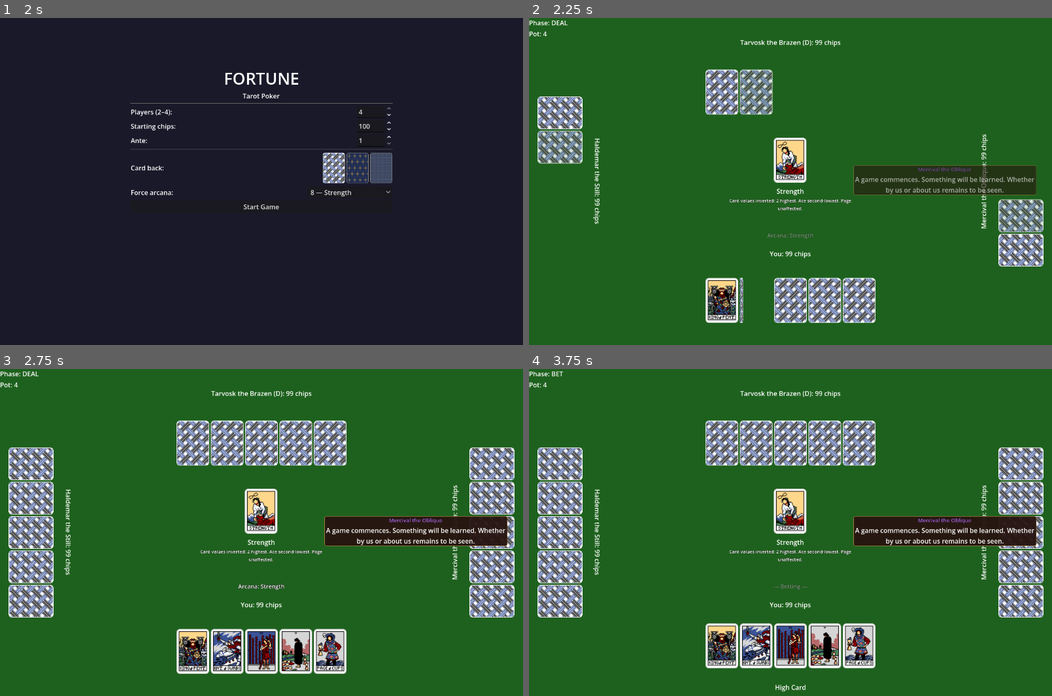
Above: before the commit, frames 1-4 (two rows, left to right).
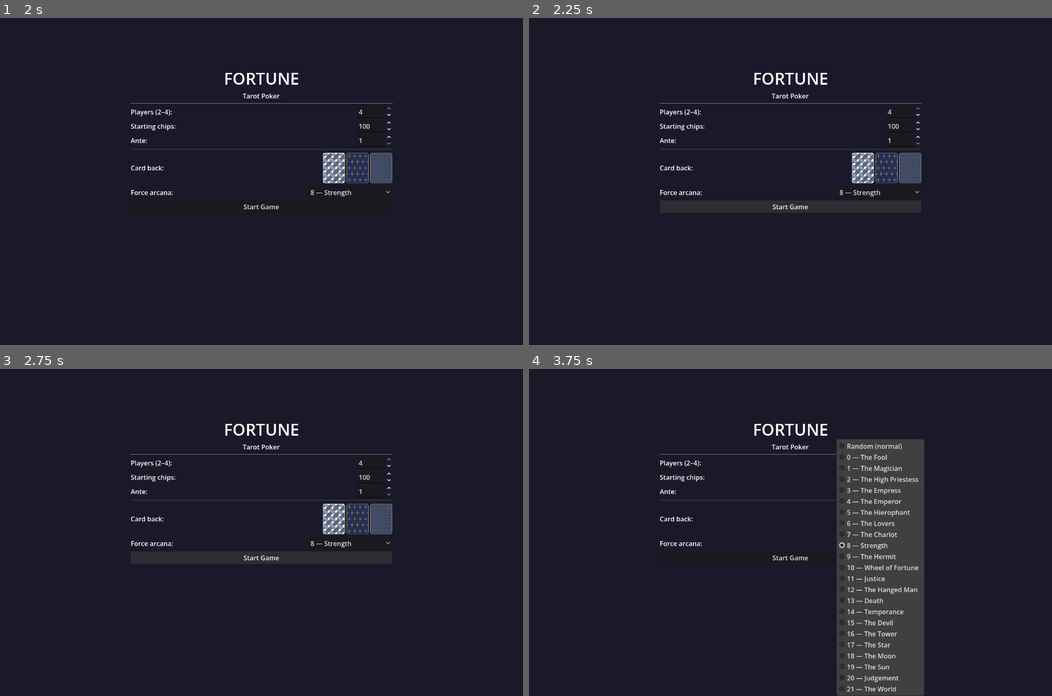
Above: after the commit, the same moments.

Repository: zenOfBass/Fortune
Game: Godot game, scene res://scenes/main_menu.tscn
Two runs of this game, one before a commit and one after it. Both use one fixed random seed, a clock stepped at 60 frames per second and the inputs below.
Inputs (mouse positions are in pixels of both pictures, inside the frame that each line leads up to):
- Up to frame 1 (2 s): click "Random (normal)" at 0.5 s; click "Random (normal)" at 1.25 s
- Up to frame 2 (2.25 s): click "Start Game" at 2 s
- Up to frame 3 (2.75 s): no input
- Up to frame 4 (3.75 s): click (790, 558) at 2.75 s, where only the run after the commit has a clickable "Start Game"; click (879, 542) at 3.5 s, where only the run after the commit has a clickable "8 — Strength"

Frame 1 is identical in both runs. In frame 2, 99% of the frame differs, in the area x 0-100%, y 0-100%; in frame 3, 98%; in frame 4, 98%.
Error after the commit: Parse Error: Cannot infer the type of "excess" variable because the value doesn't have a set type. (res://scripts/game_manager.gd:326)

Commit message:
Fix shorting on all in bug

Diff:
--- a/scripts/game_manager.gd
+++ b/scripts/game_manager.gd
@@ -312,6 +312,26 @@
 				refunded = true
 		if refunded:
 			pot_changed.emit(pot)
+
+	# Refund unmatched overbet: if a player put in more than any other active
+	# player (e.g. they raised and the only caller went all-in short), return the
+	# uncallable excess — it has no one to win against.
+	var overbet_refund := false
+	for pidx in active_players:
+		var own := contributed.get(pidx, 0)
+		var others_max := 0
+		for other in active_players:
+			if other != pidx:
+				others_max = max(others_max, contributed.get(other, 0))
+		var excess := own - others_max
+		if excess > 0:
+			players[pidx].receive_chips(excess)
+			pot -= excess
+			player_chips_changed.emit(pidx, players[pidx].chips)
+			game_log.emit("%s refunded %d (unmatched overbet)." % [_pname(pidx), excess])
+			overbet_refund = true
+	if overbet_refund:
+		pot_changed.emit(pot)
 
 # ---- Phase: Draw -------------------------------------------------------------
 
